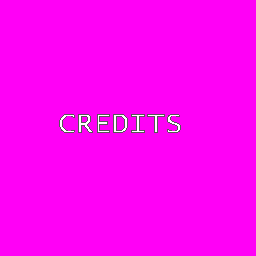
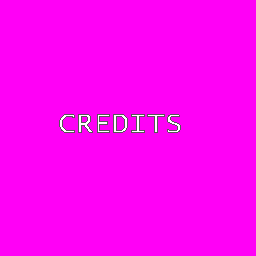
Comparing the layer stacks of the two 256x256 images. Changes:
painted on "Layer 11" over [67, 116, 176, 133]
